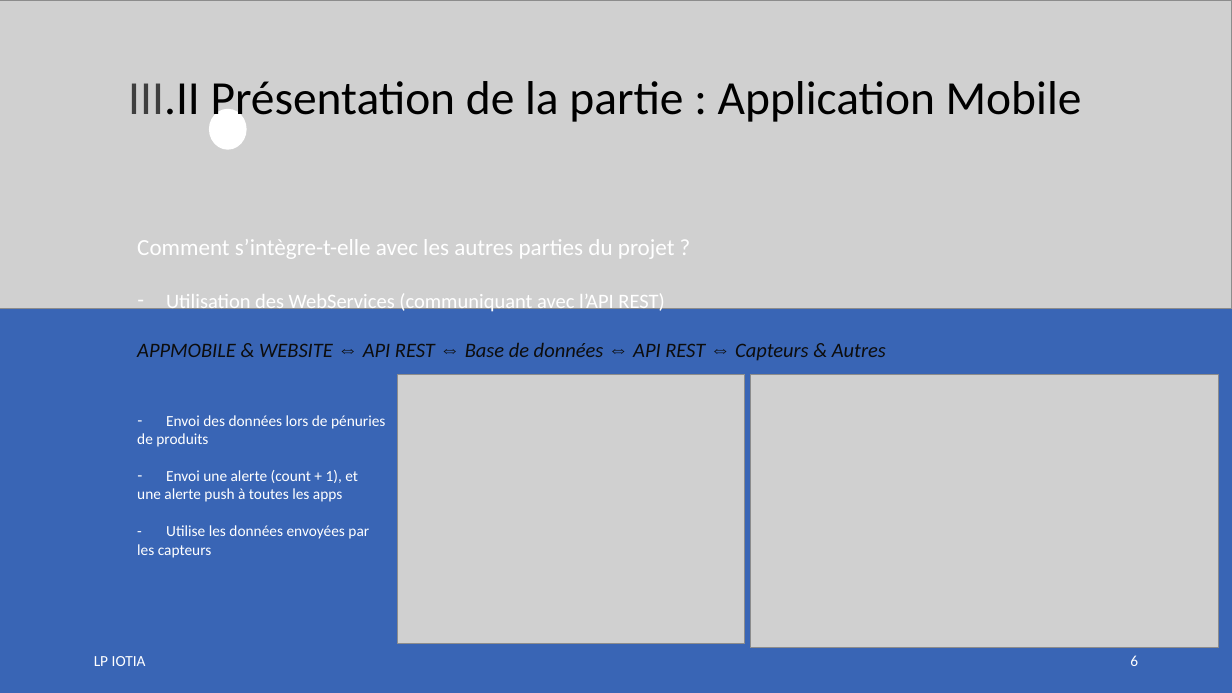
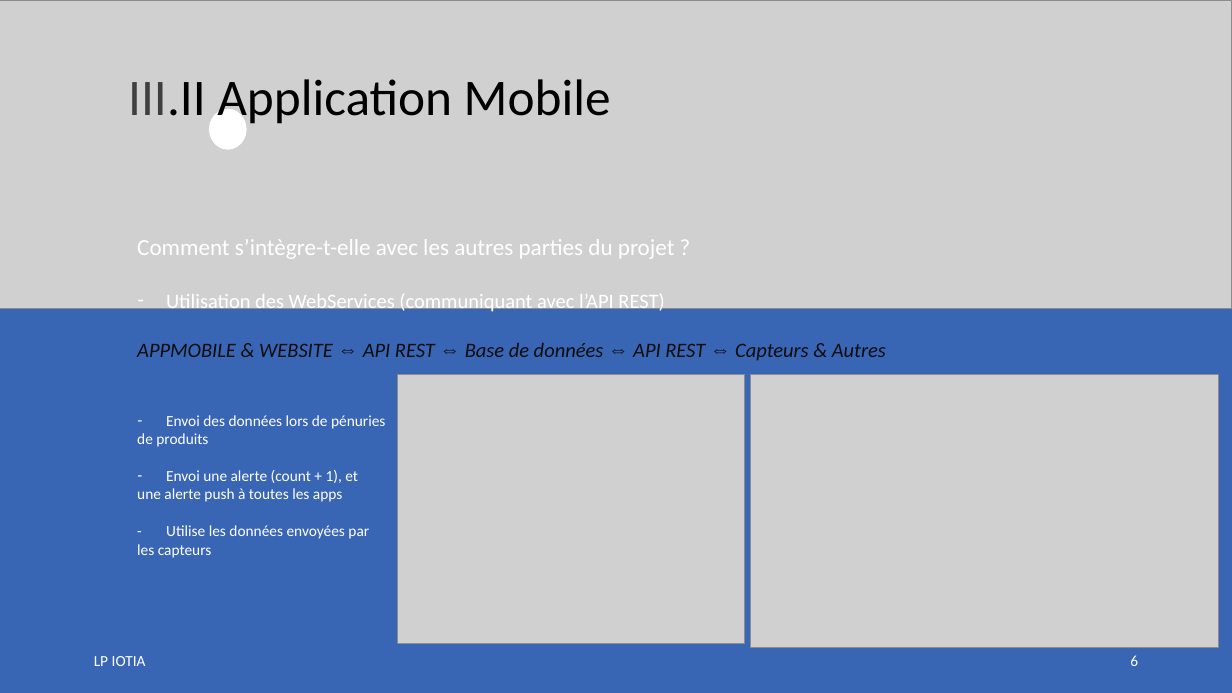
Before and after one commit to LENSAlex/ProjetIotia, a slide deck: slide 6 of Diapo_commun/PresentationCommune.pptx. Drawn at 1232x693 pixels with LibreOffice and Linux fonts; fonts in the diff are those of the drawing; grey boxes stand for pictures. Boxes give left, top, right and bottom in pixels: in the first picture for what was removed or moved away, otherwise in the second. Text is boxed around its words. In the diff, an @@ line names an element or a change of style, - is before the commit and + after.

Commit message:
Modification partie Serveur web et base de données

```diff
--- a/Diapo_commun/PresentationCommune.pptx
+++ b/Diapo_commun/PresentationCommune.pptx
@@ text at (x1=128, y1=79, x2=611, y2=128): text changed; size 37 to 40 pt @@
-III.II Présentation de la partie : Application Mobile
+III.II Application Mobile
```
Also in this commit, not shown: 13 other slides changed.
